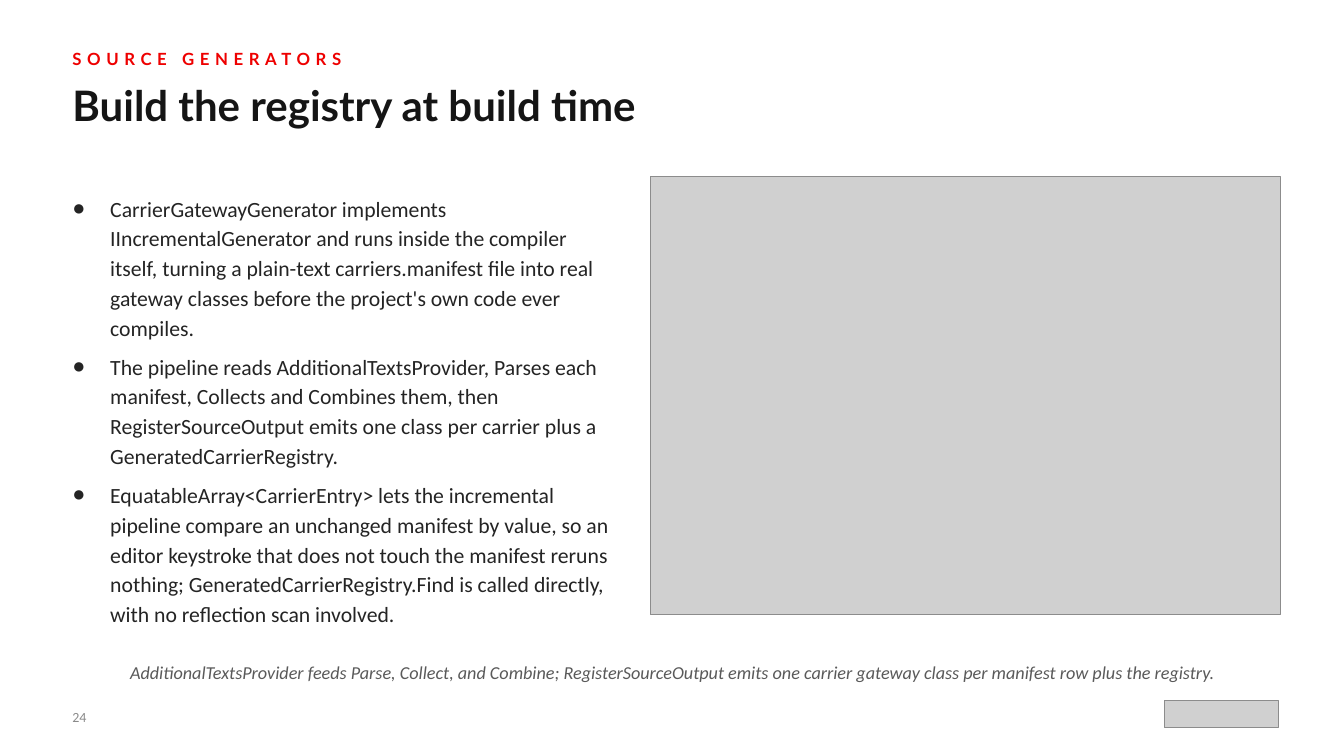
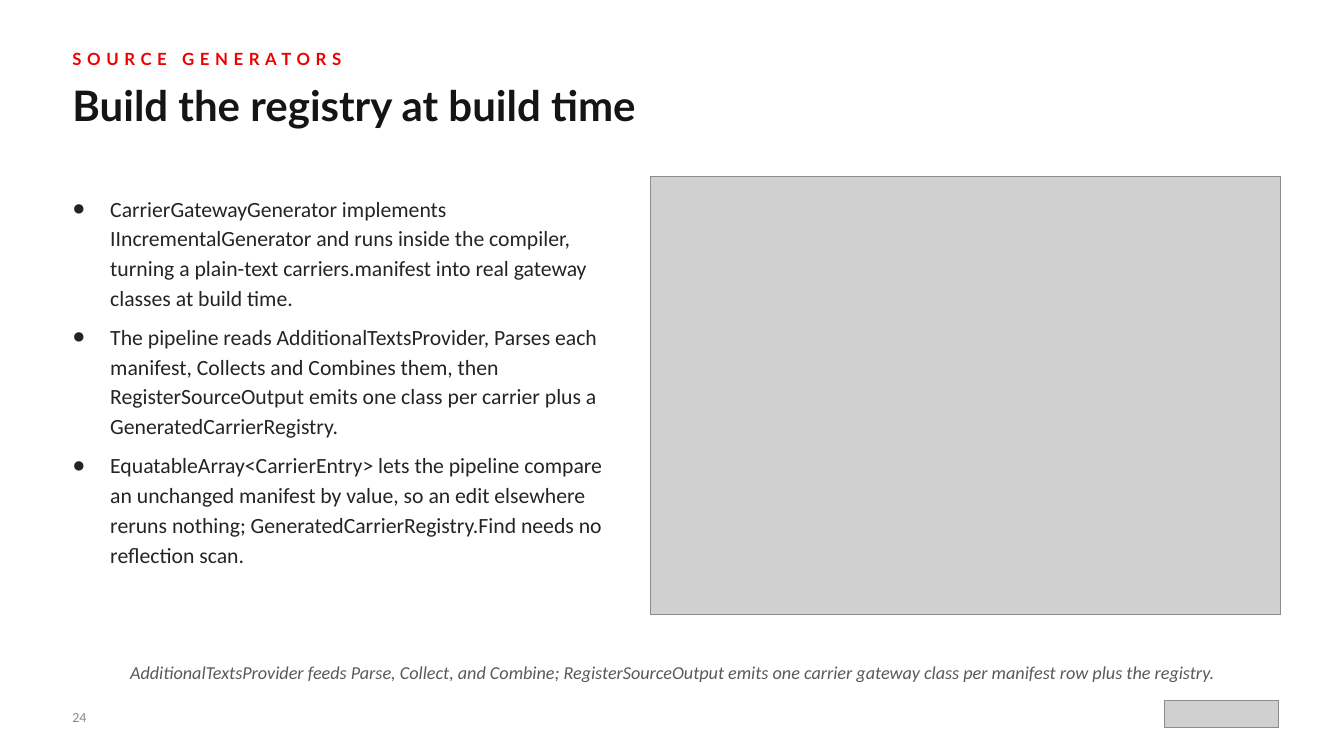
Before and after one commit to patterncatalyst/csharp-design-patterns, a slide deck: slide 24 of presentation/csharp-design-patterns-201-idiomatic-csharp.pptx. Drawn at 1344x756 pixels with LibreOffice and Linux fonts; fonts in the diff are those of the drawing; grey boxes stand for pictures. Boxes give left, top, right and bottom in pixels: in the first picture for what was removed or moved away, otherwise in the second. Text is boxed around its words. In the diff, an @@ line names an element or a change of style, - is before the commit and + after.

```diff
--- a/presentation/csharp-design-patterns-201-idiomatic-csharp.pptx
+++ b/presentation/csharp-design-patterns-201-idiomatic-csharp.pptx
@@ text at bbox=[110, 202, 587, 306]: text changed @@
-● CarrierGatewayGenerator implements IIncrementalGenerator and runs inside the compiler itself, turning a plain-text carriers.manifest file into real gateway classes before the project's own code ever compiles.
+● CarrierGatewayGenerator implements IIncrementalGenerator and runs inside the compiler, turning a plain-text carriers.manifest into real gateway classes at build time.
@@ text at bbox=[110, 458, 602, 563]: text changed @@
-● EquatableArray<CarrierEntry> lets the incremental pipeline compare an unchanged manifest by value, so an editor keystroke that does not touch the manifest reruns nothing; GeneratedCarrierRegistry.Find is called directly, with no reflection scan involved.
+● EquatableArray<CarrierEntry> lets the pipeline compare an unchanged manifest by value, so an edit elsewhere reruns nothing; GeneratedCarrierRegistry.Find needs no reflection scan.
```
Also in this commit, not shown: 9 other slides changed, 1 other file.
